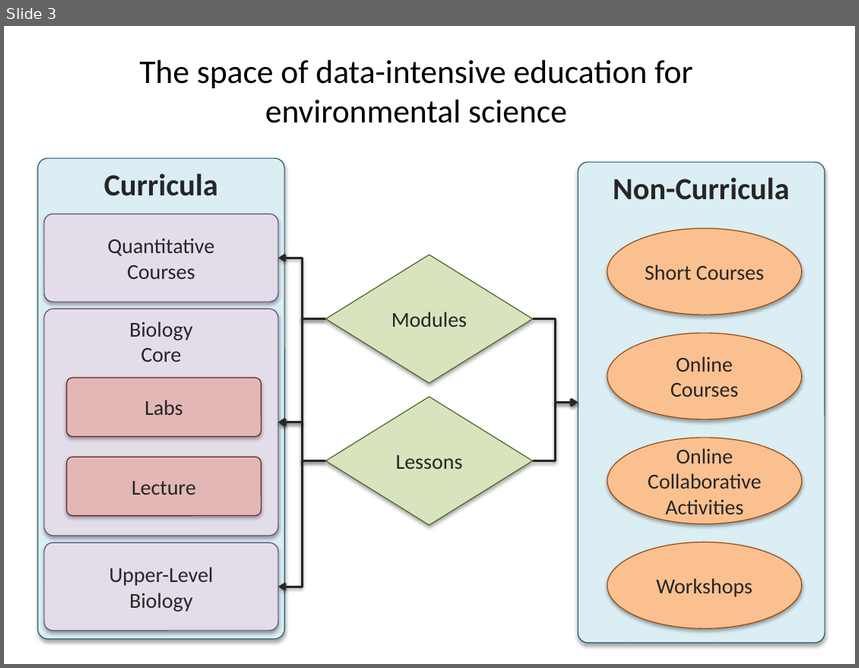
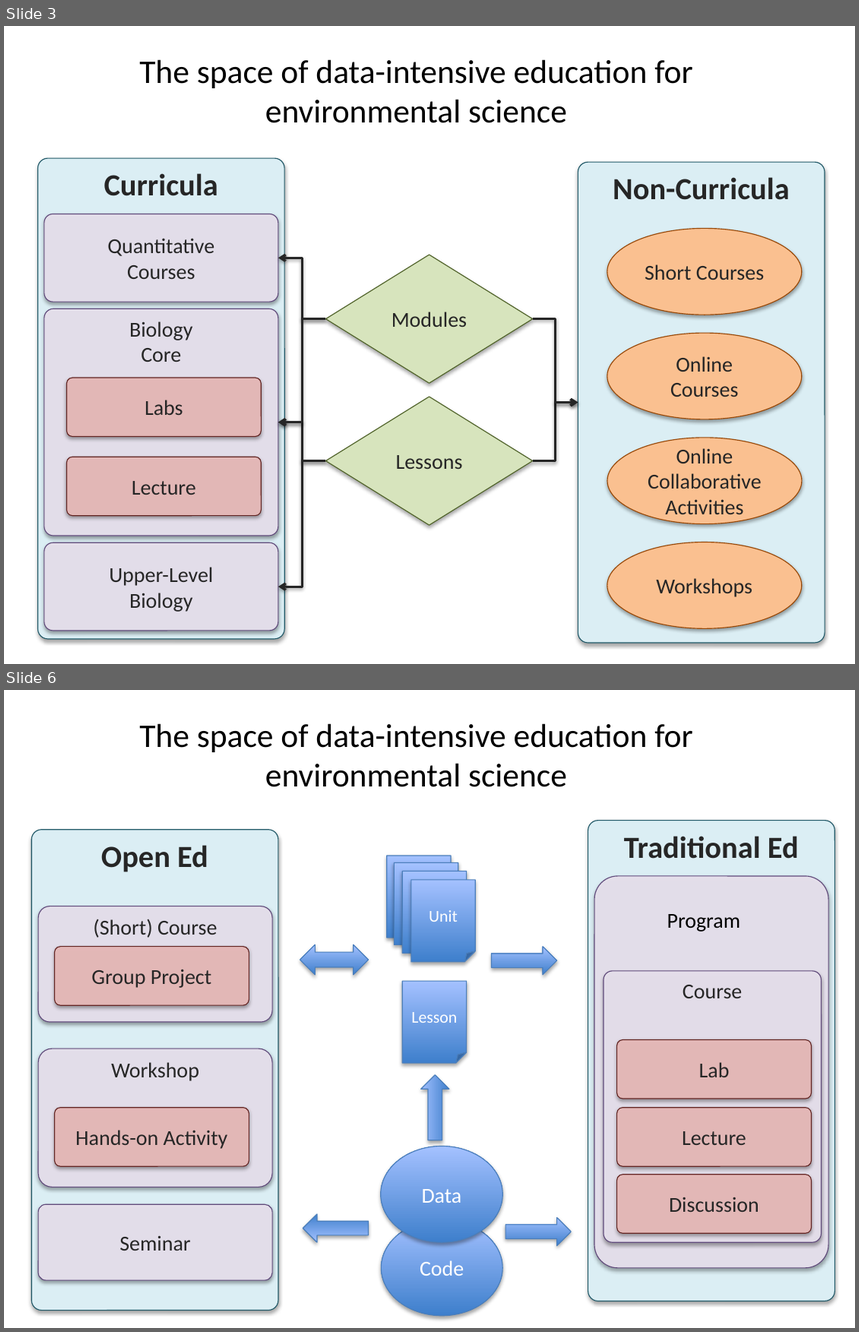
Before and after one commit to NCEAS/ds-workshop-2015, a slide deck: data-intensive-skills-overview/FigureSpaceDataEducation.pptx. Shown one above the other, each under a label of ours: slide 3 before the commit, slides 3 and 6 after it; the slides between them are not shown. The pictures are 859x668 and 859x1332 pixels, drawn with LibreOffice and Linux fonts; fonts in the diff are those of the drawing. Boxes give left, top, right and bottom in pixels: in the first picture for what was removed or moved away, otherwise in the second. Text is boxed around its words. In the diff, an @@ line names an element or a change of style, - is before the commit and + after.

Commit message:
Restructured education space figure to correspond to taxonomy of class types.
Included Open Ed and Traditional Ed headers, revamped the nesting of courses and activities, and clarified relationships among the components in the figure.

```diff
--- a/data-intensive-skills-overview/FigureSpaceDataEducation.pptx
+++ b/data-intensive-skills-overview/FigureSpaceDataEducation.pptx
@@ slide 6 added at [4,690,855,1328], background #FFFFFF @@
@@ title added at [139,723,693,787], 28 pt, text #000000 @@
+The space of data-intensive education for environmental science
@@ rounded rectangle added at [588,820,835,1301], fill #DBEEF4, outline #215968 0.75 pt, 26 pt, text #262626, bold @@
+Traditional Ed
@@ rounded rectangle added at [31,830,278,1310], fill #DBEEF4, outline #215968 0.75 pt, 26 pt, text #262626, bold @@
+Open Ed
@@ group added at [387,856,474,961]: 4 folded corners @@
+Lesson
+Lesson
+Lesson
+Unit
@@ rounded rectangle added at [595,876,829,1269], fill #E6E0EC at 96% opacity, outline #604A7B 0.75 pt, 18 pt, text #262626 @@
+Quantitative
+Courses
@@ rounded rectangle added at [38,906,272,1022], fill #E6E0EC at 96% opacity, outline #604A7B 0.75 pt, 18 pt, text #262626 @@
+(Short) Course
@@ text added at [667,914,741,932], 18 pt, text #000000 @@
+Program
@@ rounded rectangle added at [54,947,248,1006], fill #E6B9B8 at 96% opacity, outline #632523 0.75 pt, 18 pt, text #262626 @@
+Group Project
@@ left right arrow added at [300,945,368,974], fill gradient #3F80CE to #A4C4FF, outline #4B7EBC 0.75 pt @@
@@ right arrow added at [492,947,557,975], fill gradient #3F80CE to #A4C4FF, outline #4B7EBC 0.75 pt @@
@@ folded corner added at [402,981,466,1063], fill gradient #3F80CE to #A4C4FF, outline #4B7EBC 0.75 pt, 14 pt, text #FFFFFF @@
+Lesson
@@ rounded rectangle added at [603,971,821,1243], fill #E6E0EC at 96% opacity, outline #604A7B 0.75 pt, 18 pt, text #262626 @@
+Course
@@ rounded rectangle added at [38,1049,272,1188], fill #E6E0EC at 96% opacity, outline #604A7B 0.75 pt, 18 pt, text #262626 @@
+Workshop
@@ rounded rectangle added at [617,1040,811,1099], fill #E6B9B8 at 96% opacity, outline #632523 0.75 pt, 18 pt, text #262626 @@
+Lab
@@ right arrow added at [421,1075,449,1140], fill gradient #3F80CE to #A4C4FF, outline #4B7EBC 0.75 pt @@
@@ rounded rectangle added at [54,1108,248,1167], fill #E6B9B8 at 96% opacity, outline #632523 0.75 pt, 18 pt, text #262626 @@
+Hands-on Activity
@@ rounded rectangle added at [617,1108,811,1167], fill #E6B9B8 at 96% opacity, outline #632523 0.75 pt, 18 pt, text #262626 @@
+Lecture
@@ ellipse added at [381,1146,503,1243], fill gradient #3F80CE to #A4C4FF, outline #4B7EBC 0.75 pt, 18 pt, text #FFFFFF @@
+Data
@@ rounded rectangle added at [617,1175,811,1234], fill #E6B9B8 at 96% opacity, outline #632523 0.75 pt, 18 pt, text #262626 @@
+Discussion
@@ rounded rectangle added at [38,1205,272,1281], fill #E6E0EC at 96% opacity, outline #604A7B 0.75 pt, 18 pt, text #262626 @@
+Seminar
@@ right arrow added at [303,1214,368,1243], fill gradient #3F80CE to #A4C4FF, outline #4B7EBC 0.75 pt @@
@@ ellipse added at [381,1220,503,1316], fill gradient #3F80CE to #A4C4FF, outline #4B7EBC 0.75 pt, 18 pt, text #FFFFFF @@
+Code
@@ right arrow added at [506,1217,571,1246], fill gradient #3F80CE to #A4C4FF, outline #4B7EBC 0.75 pt @@
```
Also in this commit, not shown: 2 other slides added.
